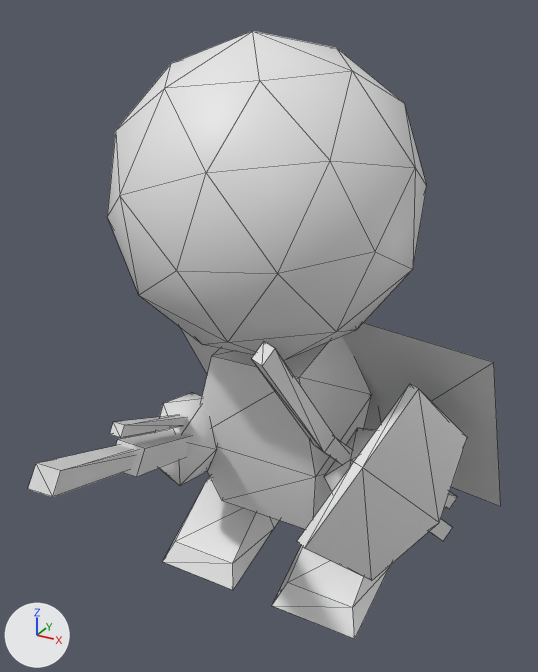
Two versions of the FBX model MgaUnityProj/Assets/Fundament/Avatar/Artwork/Orignal/Humanoid/Humanoid@FAttack.FBX, one commit apart.
Before and after are seen from a camera (50 mm lens) standing at (0.84, -1.66, 1.42) and looking at (0.04, -0.2, 0.69). Lighting does not change. The marker at lower left points along +X, +Y and +Z. Mesh edges are drawn as thin lines. Where no turn or scale is listed for an object, it has been applied to the vertices.

In view in the first picture: 'Body', 'DHandWeapn', 'Head', 'LShield', 'LShoot', 'LWing', 'LeftFoot', 'LeftHand', 'RShoot', 'RWeapon', 'RightFoot', 'RightHand'.
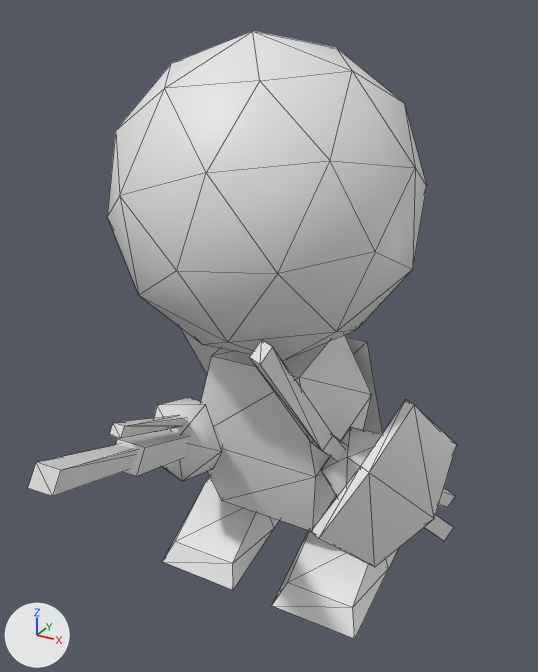
Changed parts and their boxes [x1, y1, x2, y2] in the pictures (538 x 672 px):
'LShield', rescaled (15% narrower, 15% shorter)
    before: [297, 384, 467, 581]
    after: [311, 400, 456, 567]
'LWing', rescaled (not visible afterwards)
    before: [342, 323, 501, 506]
'LShoot', moved
    before: [252, 342, 457, 509]
    after: [249, 340, 455, 508]
'DHandWeapn', moved
    before: [28, 445, 137, 497]
    after: [28, 444, 137, 496]
'RightHand', rescaled (11% wider, 11% shorter)
    before: [155, 392, 218, 486]
    after: [153, 397, 223, 481]
'LeftHand', rescaled
    before: [324, 428, 376, 493]
    after: [321, 428, 382, 497]
'RShoot', moved
    before: [110, 415, 187, 438]
    after: [110, 415, 186, 438]

Edits to the bpy script that builds the scene:
```text
Change ob_lshoot:
    ob_lshoot.location: (0.251, -0.112, 0.342) -> (0.243, -0.109, 0.342)
Change ob_rshoot:
    ob_rshoot.location: (-0.223, -0.196, 0.338) -> (-0.223, -0.197, 0.337)
Change ob_righthand:
    ob_righthand.scale: (0.86, 1.14, 0.86) -> (1.0, 1.0, 1.0)
Change ob_lefthand:
    ob_lefthand.scale: (0.86, 1.14, 0.86) -> (1.0, 1.0, 1.0)
Change ob_lwing:
    ob_lwing.scale: (-1.0, 1.0, 1.0) -> (1.0, 1.0, 1.0)
Change ob_dhandweapn:
    ob_dhandweapn.location: (-0.225, -0.208, 0.321) -> (-0.225, -0.208, 0.323)
Change ob_lshield:
    ob_lshield.scale: (1.37, 1.04, 1.16) -> (1.0, 1.0, 1.0)
```
